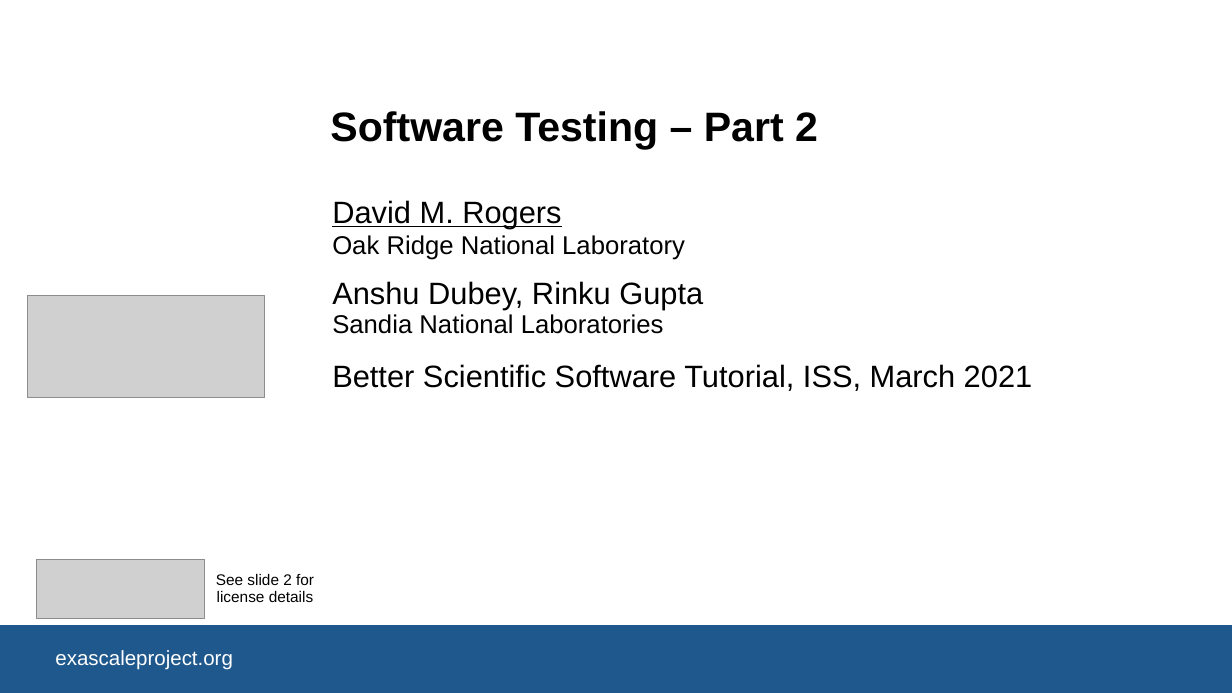
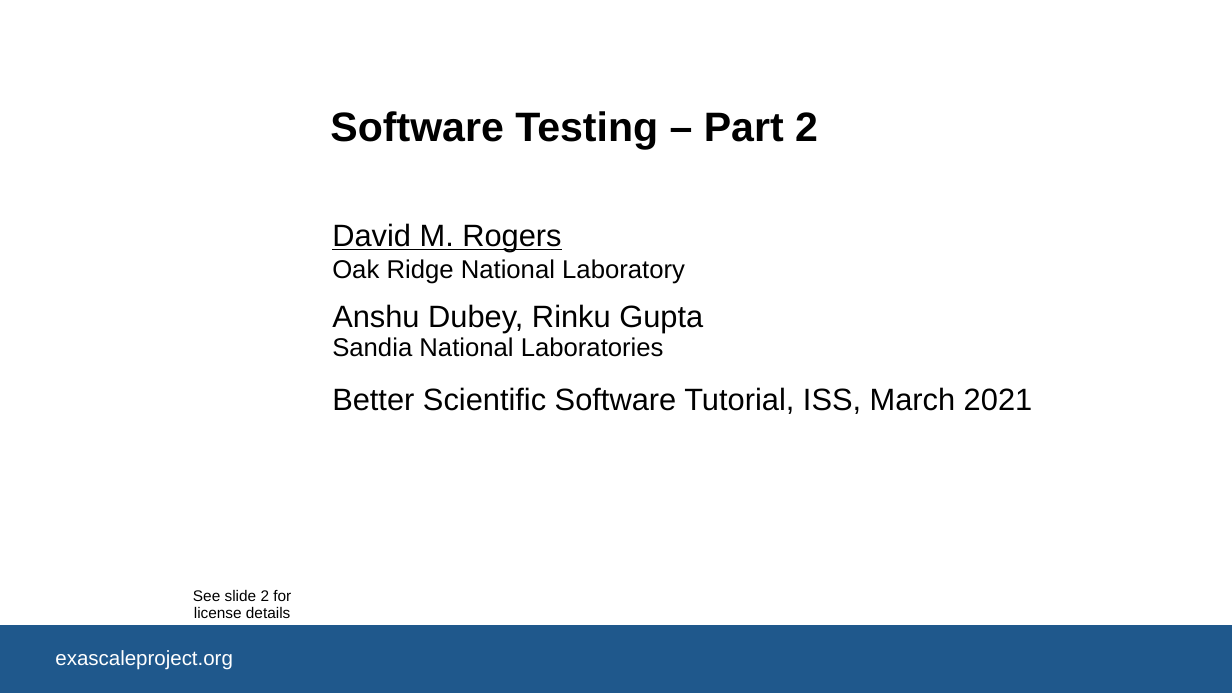
Before and after one commit to bssw-tutorial/presentations, a slide deck: slide 1 of testing2.pptx. Drawn at 1232x693 pixels with LibreOffice and Linux fonts; fonts in the diff are those of the drawing; grey boxes stand for pictures; background and template pictures are left out. Boxes give left, top, right and bottom in pixels: in the first picture for what was removed or moved away, otherwise in the second. Text is boxed around its words. In the diff, an @@ line names an element or a change of style, - is before the commit and + after.

```diff
--- a/testing2.pptx
+++ b/testing2.pptx
@@ subtitle "David M. Rogers Oak Ridge ...": place and size @@
-subtitle "David M. Rogers Oak Ridge ..." at [332,200,1033,391]
+subtitle "David M. Rogers Oak Ridge ..." at [332,223,1033,414]
@@ picture removed at [28,296,265,397] @@
@@ picture removed at [37,560,205,619] @@
@@ text added at [193,590,291,618], 12 pt, text #000000 @@
+See slide 2 for license details
@@ text removed at [216,574,314,602] @@
-See slide 2 for license details
```
Also in this commit, not shown: 11 other files.
